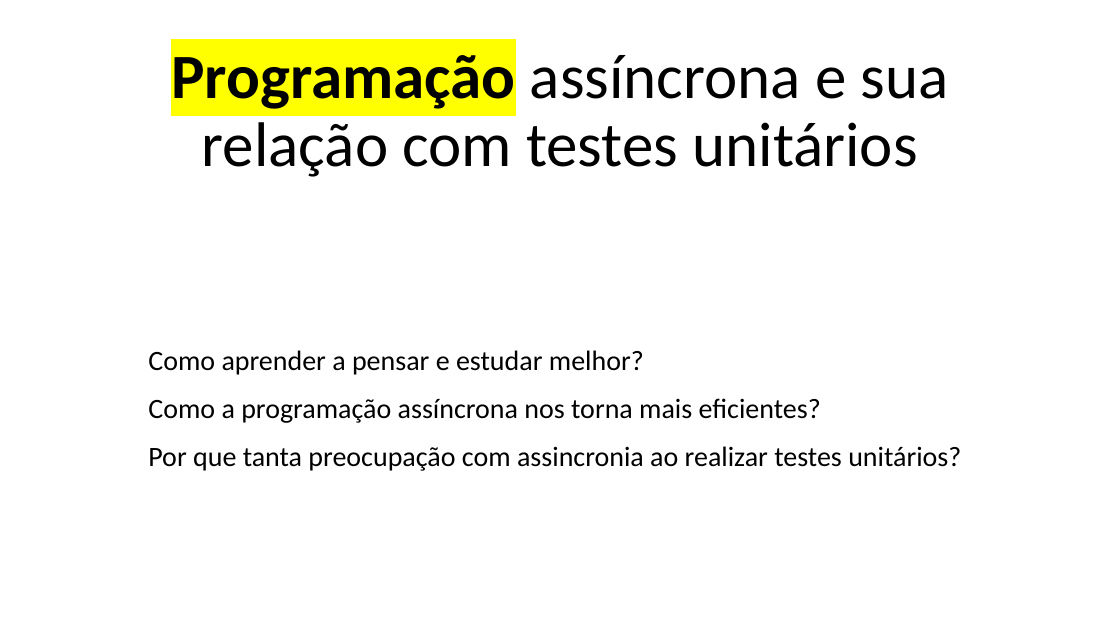
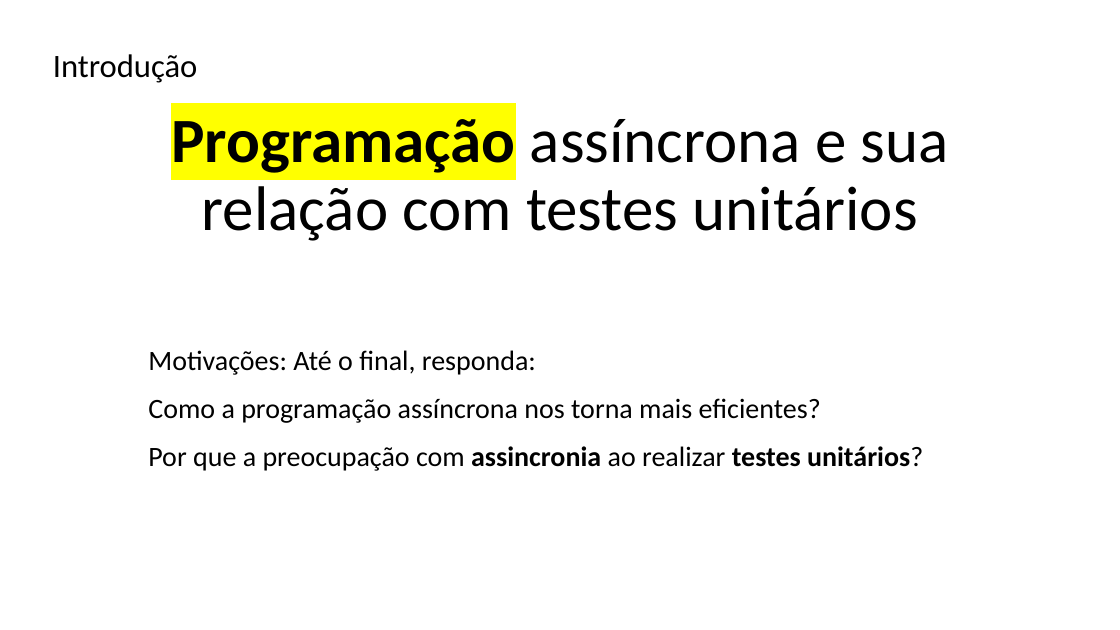
Before and after one commit to alanliongar/connectSpace_Assincronia, a slide deck: slide 3 of Apresentação do ConnectSpace.pptx (slide 1 before the commit). Drawn at 1120x630 pixels with LibreOffice and Linux fonts; fonts in the diff are those of the drawing; background and template pictures are left out. Boxes give left, top, right and bottom in pixels: in the first picture for what was removed or moved away, otherwise in the second. Text is boxed around its words. In the diff, an @@ line names an element or a change of style, - is before the commit and + after.

```diff
--- a/Apresentação do ConnectSpace.pptx
+++ b/Apresentação do ConnectSpace.pptx
@@ text added at box(53, 54, 198, 83), 28 pt, text #000000 @@
+Introdução
@@ title "Programação assíncrona e sua relação ...": place and size @@
-title "Programação assíncrona e sua relação ..." at box(171, 55, 949, 177)
+title "Programação assíncrona e sua relação ..." at box(171, 119, 949, 241)
@@ text at box(148, 350, 536, 375): text changed @@
-Como aprender a pensar e estudar melhor?
+Motivações: Até o final, responda:
@@ text at box(148, 446, 923, 471): text changed @@
-Por que tanta preocupação com assincronia ao realizar testes unitários?
+Por que a preocupação com assincronia ao realizar testes unitários?
```
Also in this commit, not shown: 11 other slides changed, 6 slides added, 4 other files.
